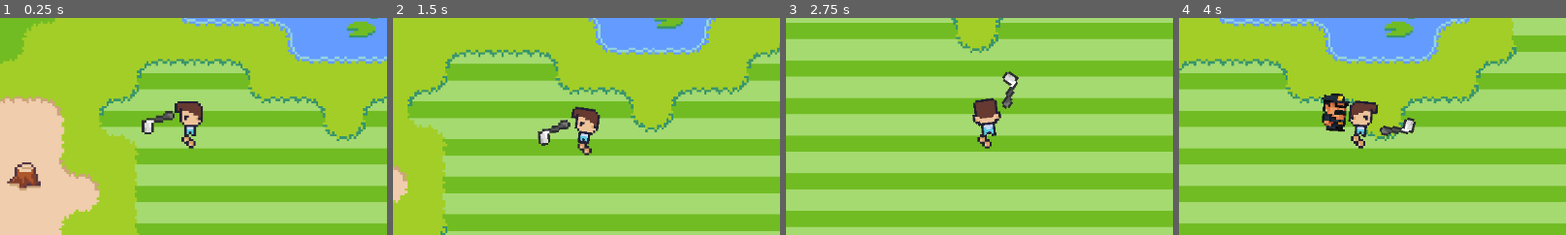
Above: before the commit, frames 1-4 (left to right).
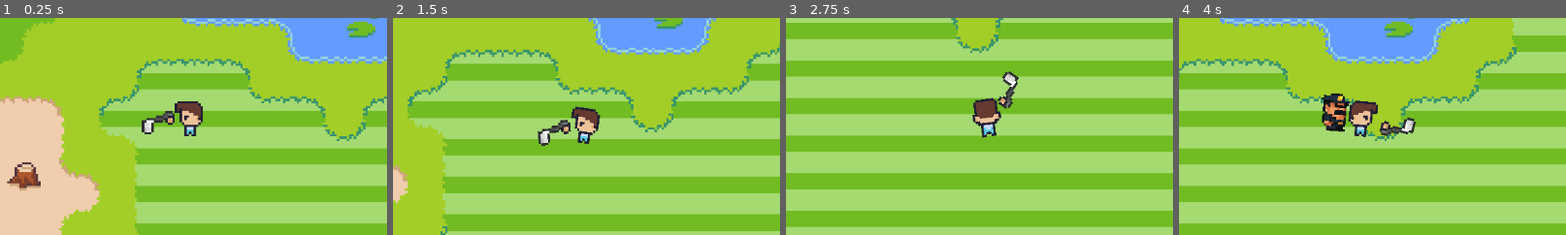
Above: after the commit, the same moments.

Repository: DiegoChiodi/Golf-Godot-HO-MY-GOLF
Game: Godot game, scene res://Scenes/RoomMaster.tscn
Same seed, same stepped clock (60 frames per second), same inputs: the game is played once before the commit and once after it.
Inputs (mouse positions are % of the whole screen's width and height, from its top left):
- Up to frame 1 (0.25 s): no input
- Up to frame 2 (1.5 s): move the mouse to (37, 7) at 0.52 s; press the mouse at (37, 7) at 0.53 s; hold D (move_right) 0.53-1.28 s; move the mouse to (30, 55) at 1.27 s; release the mouse at (30, 55) at 1.28 s; hold S (move_down) from 1.28 s (still down); tap Space (move_space) at 1.35 s
- Up to frame 3 (2.75 s): move the mouse to (60, 28) at 2.02 s; release S (move_down) at 2.03 s; press the mouse at (60, 28) at 2.03 s; hold D (move_right) from 2.03 s (still down)
- Up to frame 4 (4 s): move the mouse to (45, 70) at 2.77 s; release D (move_right) at 2.78 s; release the mouse at (45, 70) at 2.78 s; hold W (move_up) 2.78-3.53 s; tap Space (move_space) at 2.85 s; move the mouse to (80, 65) at 3.52 s; press the mouse at (80, 65) at 3.53 s; hold A (move_left) from 3.53 s (still down)
The pictures show only the part of the screen within x 25-75%, y 27-76%; the shares and areas given below are measured in that part.

The runs differ from the first frame. In frame 1, 0.2% of the frame differs, in the area x 42-51%, y 45-61%; in frame 2, 0.2%, in the area x 43-52%, y 49-64%; in frame 3, 0.2%; in frame 4, 0.2%.

Commit message:
Hand file, and golfClub no is child the Player

Diff:
--- a/Scenes/Player.tscn
+++ b/Scenes/Player.tscn
@@ -1,8 +1,7 @@
-[gd_scene load_steps=8 format=3 uid="uid://bpa3p06mjob4u"]
+[gd_scene load_steps=7 format=3 uid="uid://bpa3p06mjob4u"]
 
 [ext_resource type="Script" uid="uid://b2sev4k5gg2vo" path="res://Scripts/PlayerBody.gd" id="1_kyqiw"]
 [ext_resource type="Texture2D" uid="uid://db1bjfv62pfi0" path="res://Art assets/newPlayer.png" id="3_dewec"]
-[ext_resource type="PackedScene" uid="uid://c8esk8t6c272h" path="res://Scenes/GolfClub.tscn" id="3_gntrk"]
 [ext_resource type="Texture2D" uid="uid://doe71l1thfwyl" path="res://Art assets/mao.png" id="4_5ixxa"]
 [ext_resource type="Script" uid="uid://drrixkcvu15wc" path="res://Scripts/Hand.gd" id="5_nn08x"]
 
@@ -19,8 +18,6 @@
 [node name="col_colisor" type="CollisionShape2D" parent="."]
 position = Vector2(-0.5, 5)
 shape = SubResource("RectangleShape2D_gntrk")
-
-[node name="bod_golfClub" parent="." instance=ExtResource("3_gntrk")]
 
 [node name="are_hbAttack" type="Area2D" parent="." groups=["colHb"]]
 
--- a/Scenes/World.tscn
+++ b/Scenes/World.tscn
@@ -7,6 +7,7 @@
 [ext_resource type="Script" uid="uid://ckqax8xrfaijj" path="res://Scripts/BallShadow.gd" id="6_45d1s"]
 [ext_resource type="PackedScene" uid="uid://2spk7t200iju" path="res://Scenes/GuardHelmet.tscn" id="6_q2d71"]
 [ext_resource type="PackedScene" uid="uid://dn6xsiot3ogq1" path="res://Scenes/SecurityGuard.tscn" id="7_y7y61"]
+[ext_resource type="PackedScene" uid="uid://c8esk8t6c272h" path="res://Scenes/GolfClub.tscn" id="8_q2d71"]
 
 [sub_resource type="TileSetAtlasSource" id="TileSetAtlasSource_y7y61"]
 texture = ExtResource("2_5nsto")
@@ -144,8 +145,11 @@
 color = Color(0.147672, 0.147672, 0.147672, 1)
 script = ExtResource("6_45d1s")
 
-[node name="SecurityGuard" parent="." instance=ExtResource("7_y7y61")]
+[node name="securityGuard" parent="." instance=ExtResource("7_y7y61")]
 position = Vector2(41, 37)
 
 [node name="PlayerSpawn" type="Marker2D" parent="."]
 position = Vector2(160, 129)
+
+[node name="golfClub" parent="." instance=ExtResource("8_q2d71")]
+position = Vector2(131, 127)
--- a/Scenes/World2.tscn
+++ b/Scenes/World2.tscn
@@ -7,6 +7,7 @@
 [ext_resource type="PackedScene" uid="uid://2spk7t200iju" path="res://Scenes/GuardHelmet.tscn" id="5_jeqjr"]
 [ext_resource type="Script" uid="uid://ckqax8xrfaijj" path="res://Scripts/BallShadow.gd" id="6_7kmno"]
 [ext_resource type="PackedScene" uid="uid://dn6xsiot3ogq1" path="res://Scenes/SecurityGuard.tscn" id="7_nxl7q"]
+[ext_resource type="PackedScene" uid="uid://c8esk8t6c272h" path="res://Scenes/GolfClub.tscn" id="8_vkyju"]
 
 [sub_resource type="TileSetAtlasSource" id="TileSetAtlasSource_qf5tu"]
 texture = ExtResource("2_vkyju")
@@ -147,5 +148,8 @@
 [node name="SecurityGuard" parent="." instance=ExtResource("7_nxl7q")]
 position = Vector2(270, 121)
 
+[node name="golfClub" parent="." instance=ExtResource("8_vkyju")]
+position = Vector2(401, 248)
+
 [node name="PlayerSpawn" type="Marker2D" parent="."]
 position = Vector2(300, 182)
--- a/Scripts/GameManager.gd
+++ b/Scripts/GameManager.gd
@@ -18,6 +18,6 @@
 
 func _process(delta: float) -> void:
 	if Input.is_action_just_pressed("reset"):
-		worldContainer.change_map("res://Scenes/World2.tscn", player, camera)
+		worldContainer.change_map("res://Scenes/World.tscn", player, camera)
 
 		player.position = worldContainer.currentRoom.get_node("PlayerSpawn").position
--- a/Scripts/GolfClub.gd
+++ b/Scripts/GolfClub.gd
@@ -1,9 +1,10 @@
 extends Node2D
 
+var player : Player
 @onready var spr_golfClub := $spr_golfClub as Sprite2D
 @onready var are_attack := $are_attack as Area2D
 @onready var col_attack := are_attack.get_node("col_attack") as CollisionShape2D
-@onready var player = get_parent()
+
 @onready var debugText := $Label as Label
 @onready var debugRect := $ColorRect as ColorRect
 #Angle for impulse
@@ -57,6 +58,9 @@
 	if (0 > angle):
 		angle += 360
 
+func _physics_process(delta: float) -> void:
+	global_position = player.global_position
+
 func _on_are_attack_area_entered(area: Area2D) -> void:
 	if area.is_in_group("colHb") && area.get_parent().is_in_group("enemy"):
 		var parArea = area.get_parent()
@@ -83,3 +87,6 @@
 			timePressed = 0
 			compRotation = 0
 			pressioned = false
+
+func setup(_player : Player) -> void:
+	player = _player
--- a/Scripts/Hand.gd
+++ b/Scripts/Hand.gd
@@ -1,10 +1,17 @@
 extends Sprite2D
 
 @export var hand : int
+var player : Player
 
 func _ready() -> void:
-	#z_index = golfClub.z + hand
-	pass
+	z_index = 5 + hand
+
 func _process(delta: float) -> void:
 	#position = Vector2.DOWN.rotated(golfClub.rotation) * (10 + hand)
-	pass
+	look_at(get_global_mouse_position())
+	var dirMouse : Vector2 = (get_global_mouse_position() - self.player.global_position).normalized()
+	rotation = dirMouse.angle()
+	global_position = player.global_position + Vector2(10,10) * dirMouse
+
+func setup(_player : Player) -> void:
+	player = _player
--- a/Scripts/PlayerBody.gd
+++ b/Scripts/PlayerBody.gd
@@ -3,11 +3,16 @@
 
 var colEnemy : bool = false
 var enemyId = null
+@onready var leftHand : Sprite2D = $spr_leftHand
+@onready var rightHand : Sprite2D = $spr_rightHand
 
 func _ready() -> void:
 	sliceX = 1
 	sliceY = 3
 	super._ready()
+	leftHand.setup(self)
+	rightHand.setup(self)
+
 func _process(delta: float) -> void:
 	super._process(delta)
 
--- a/Scripts/World.gd
+++ b/Scripts/World.gd
@@ -2,13 +2,15 @@
 
 #Load files ------------------
 @onready var ball: Node2D = $ball
-@onready var guard = $SecurityGuard
+@onready var guard = $securityGuard
+@onready var golfClub = $golfClub
 
 #Functions ----------------
 func _ready():
 	# Garante que a câmera siga o Player
 	camera.position = player.position
 	guard.setup(player, self)
+	golfClub.setup(player)
 
 func _process(delta):
 	#modulate = cor_rgb(255,255,0)
Not shown: 1 places in Scenes/World.tscn that only renumber resources
Not shown: 1 places in Scenes/World2.tscn that only renumber resources
